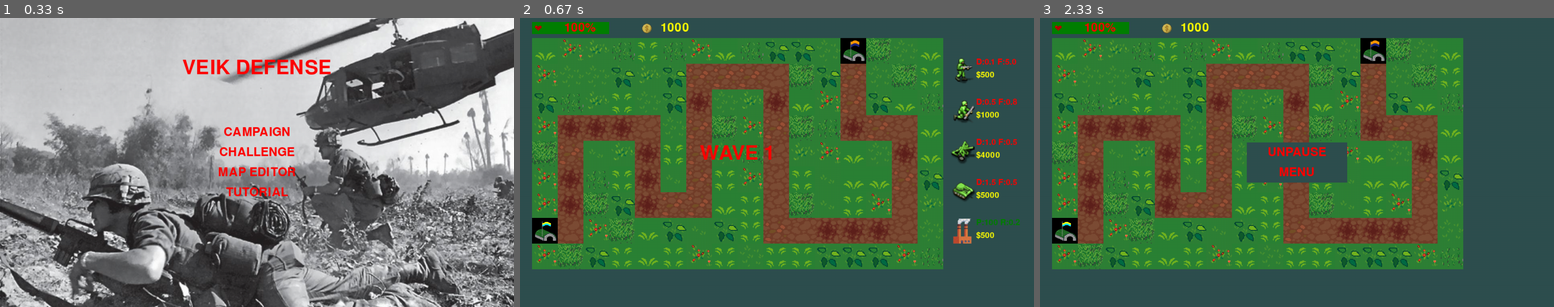
Above: before the commit, frames 1-3 (left to right).
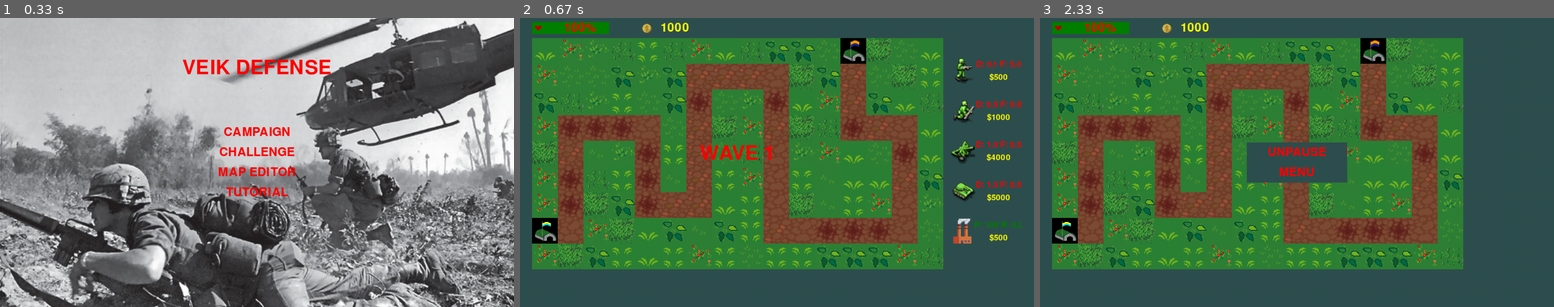
Above: after the commit, the same moments.

Repository: Eric-Guerra-Ribeiro/veik-defense
Game: pygame game, started from main.py
Two runs of this game, one before a commit and one after it. Both use one fixed random seed, a clock stepped at 60 frames per second and the inputs below.
Inputs (mouse positions are in pixels of both pictures, inside the frame that each line leads up to):
- Up to frame 1 (0.33 s): no input
- Up to frame 2 (0.67 s): click (777, 162) at 0.38 s
- Up to frame 3 (2.33 s): click (1173, 165) at 0.72 s; tap Space at 2 s

Frame 1 is identical in both runs. In frame 2, 1.3% of the frame differs, in the area x 88-98%, y 14-78%; in frame 3, nothing differs.

Commit message:
Improve create surface

Diff:
--- a/art.py
+++ b/art.py
@@ -266,7 +266,7 @@
     if type == enums.ResourceFactory.COAL_FACTORY:
         img.blit(pygame.image.load("sprites/general/factory.png"), (0, 0))
 
-        text1 = regular_font.render("P:" + f"{int(cls.production_profit)}" + " R:" + f"{cls.production_rate * pgc.FREQUENCY:.1f}", True, pgc.GREEN)
+        text1 = regular_font.render(f"P: {int(cls.production_profit)} R: {cls.production_rate * pgc.FREQUENCY:.1f}", True, pgc.GREEN)
         text2 = regular_font.render("$" + str(cls.price), True, pgc.YELLOW)
     else :
         if type == enums.Tower.MACHINE_GUN_LVL1:
@@ -277,11 +277,11 @@
             img.blit(pygame.image.load("sprites/tower/missile0.png"), (0, 0))
         elif type == enums.Tower.ANTI_TANK_LVL1:
             img.blit(pygame.image.load("sprites/tower/antitank0.png"), (0, 0))
-        text1 = regular_font.render("D:" + f"{cls.dmg:.1f}" + " F:" + f"{cls.fire_rate * pgc.FREQUENCY:.1f}", True, pgc.RED)
-        text2 = regular_font.render("$" + str(cls.price), True, pgc.YELLOW)
-
-    img.blit(text1, (pgc.GRID_SIZE, 0))
-    img.blit(text2, (pgc.GRID_SIZE, pgc.GRID_SIZE / 2))
+        text1 = regular_font.render(f"D: {cls.dmg:.1f} F: {cls.fire_rate * pgc.FREQUENCY:.1f}", True, pgc.RED)
+        text2 = regular_font.render(f"${cls.price}", True, pgc.YELLOW)
+
+    img.blit(text1, (pgc.GRID_SIZE + (1.75*pgc.GRID_SIZE - text1.get_width())/2, (pgc.GRID_SIZE/2 - text1.get_height())/2))
+    img.blit(text2, (pgc.GRID_SIZE + (1.75*pgc.GRID_SIZE - text2.get_width())/2, pgc.GRID_SIZE/2 + (pgc.GRID_SIZE/2 - text2.get_height())/2))
     return img
 
 
